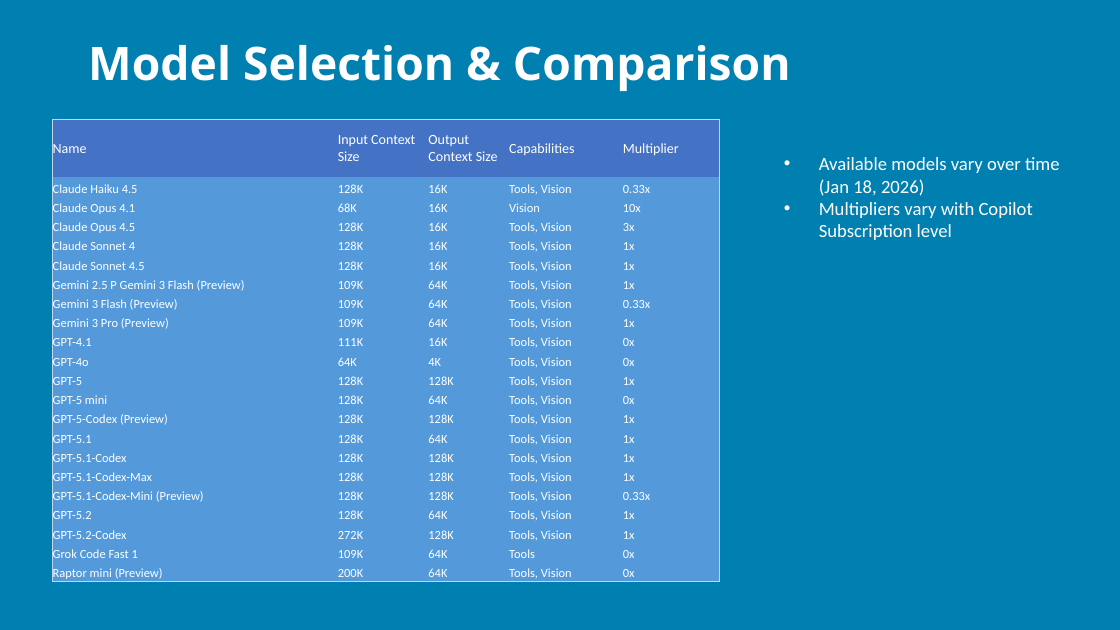
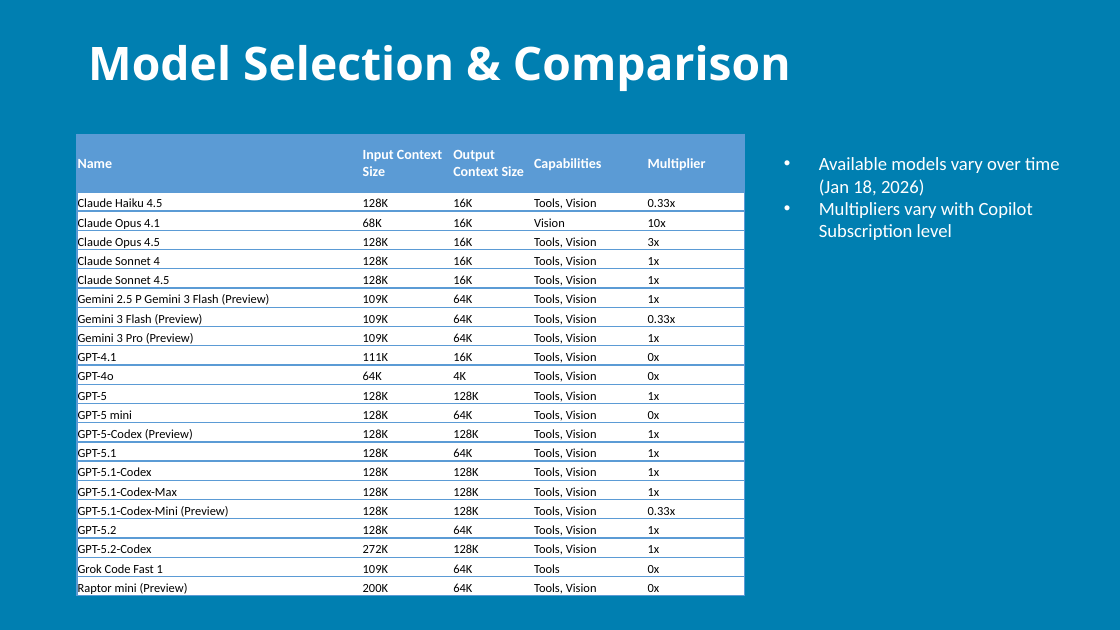
Before and after one commit to j0hnnymiller/AI-Assisted-Software-Development, a slide deck: slide 25 of Slides/AIASD-Fundementals-slides.pptx (slide 20 before the commit). Drawn at 1120x630 pixels with LibreOffice and Linux fonts; fonts in the diff are those of the drawing; background and template pictures are left out. Boxes give left, top, right and bottom in pixels: in the first picture for what was removed or moved away, otherwise in the second. Text is boxed around its words. In the diff, an @@ line names an element or a change of style, - is before the commit and + after.

```diff
--- a/Slides/AIASD-Fundementals-slides.pptx
+++ b/Slides/AIASD-Fundementals-slides.pptx
@@ table at box(77, 134, 746, 598) @@
@@ fill #4472C4 to #5B9BD5 in row 1 @@
@@ fill none to #FFFFFF in 105 cells @@
@@ bold on in "Name", "Input Context Size", "Output Context Size", "Capabilities" and 1 more places @@
@@ text colour #FFFFFF to #000000 @@
@@ borders changed @@
@@ table: place and size @@
-table at box(53, 120, 721, 583)
+table at box(77, 134, 746, 598)
```
Also in this commit, not shown: 34 other slides changed, 7 slides added, 1 other file.
